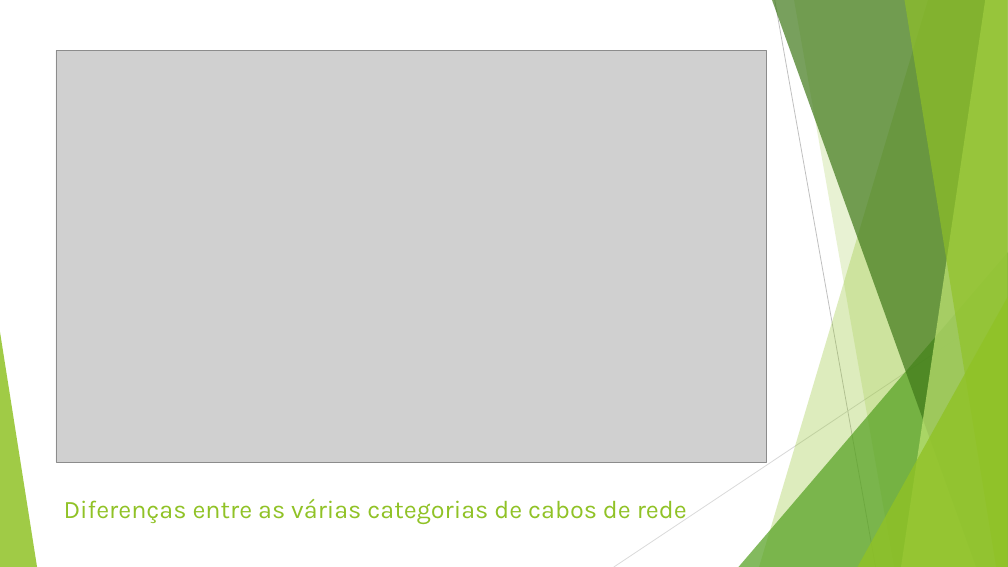
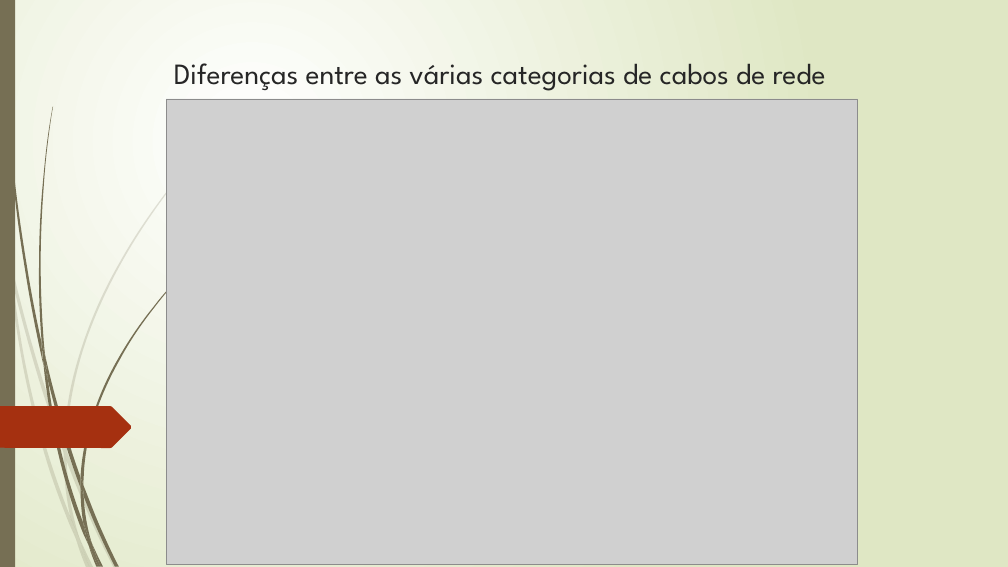
Before and after one commit to CarinaGomesCardoso/CC, a slide deck: slide 4 of Redes.pptx. Drawn at 1008x567 pixels with LibreOffice and Linux fonts; fonts in the diff are those of the drawing; grey boxes stand for pictures. Boxes give left, top, right and bottom in pixels: in the first picture for what was removed or moved away, otherwise in the second. Text is boxed around its words. In the diff, an @@ line names an element or a change of style, - is before the commit and + after.

```diff
--- a/Redes.pptx
+++ b/Redes.pptx
@@ background #FFFFFF to gradient #FFFFFF to #DFE8C4 @@
@@ rectangle added at [0,0,15,567], fill #766F54 @@
@@ title "Diferenças entre as várias categorias ...": place and size @@
-title "Diferenças entre as várias categorias ..." at [64,499,687,524]
+title "Diferenças entre as várias categorias ..." at [174,63,826,91]
@@ title "Diferenças entre as várias categorias ..." at [174,63,826,91]: size 24 to 28 pt, font Karla to League Spartan, text colour #90C226 to #262626 @@
@@ picture: place and size @@
-picture at [56,51,767,462]
+picture at [166,99,858,565]
@@ group removed at [0,0,1008,567]: 5 freeform shapes, 3 triangles, 2 lines @@
@@ freeform shape added at [0,406,132,448], fill #A53010 @@
@@ group added at [0,116,236,567]: 10 freeform shapes @@
@@ group added at [2,0,197,567]: 12 freeform shapes @@
```
Also in this commit, not shown: 2 other slides changed, 13 slides added, 1 slide removed, 1 other file.
